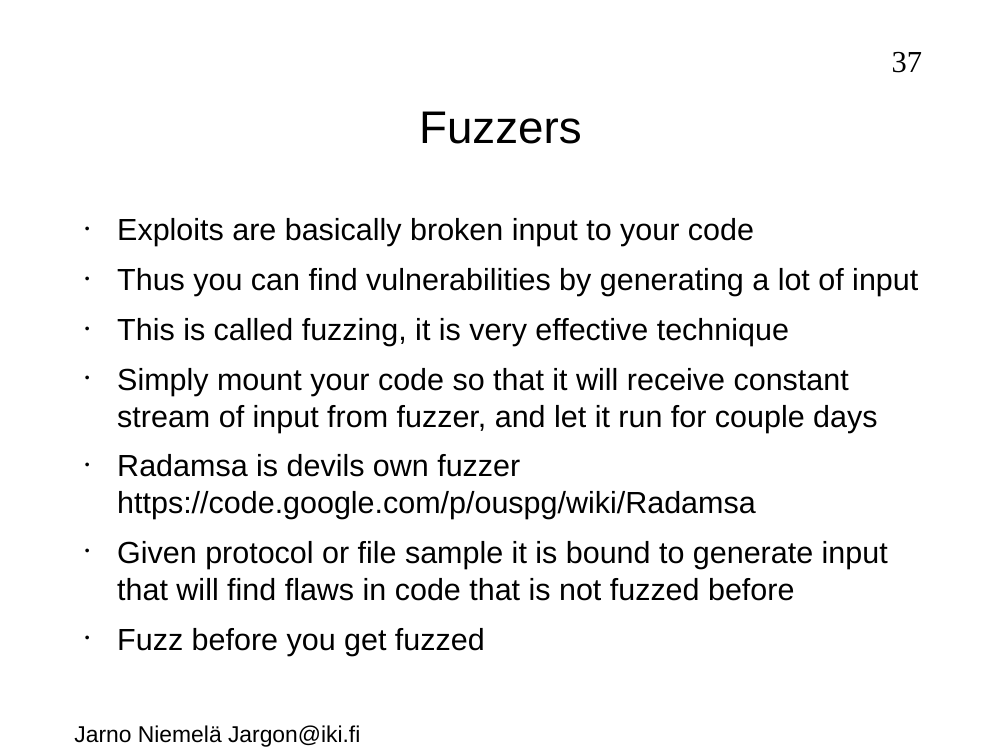
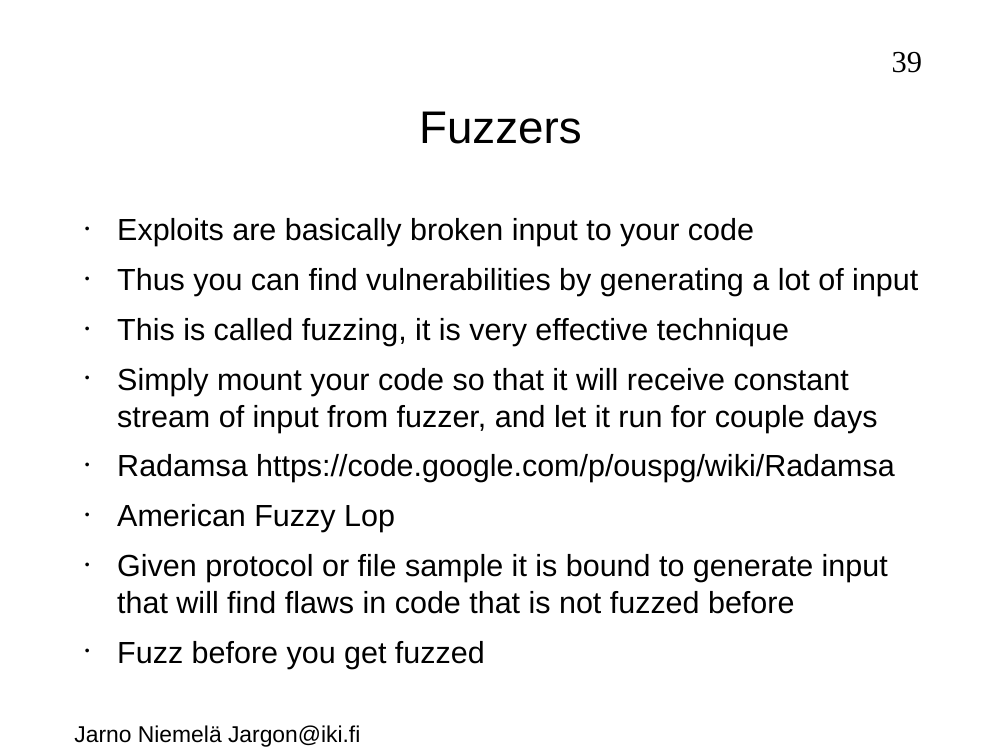
Before and after one commit to jarno-niemela/corporate_cyber_defence, a slide deck: slide 39 of Software security/Software security.odp (slide 37 before the commit). Drawn at 1008x756 pixels with LibreOffice and Linux fonts; fonts in the diff are those of the drawing; background and template pictures are left out. Boxes give left, top, right and bottom in pixels: in the first picture for what was removed or moved away, otherwise in the second. Text is boxed around its words. In the diff, an @@ line names an element or a change of style, - is before the commit and + after.

```diff
--- a/Software security/Software security.odp
+++ b/Software security/Software security.odp
@@ page number at bbox=[892, 51, 922, 73]: text changed @@
-37
+39
@@ text at bbox=[117, 454, 895, 532]: text changed @@
-• Radamsa is devils own fuzzer https://code.google.com/p/ouspg/wiki/Radamsa
+• Radamsa https://code.google.com/p/ouspg/wiki/Radamsa
+• American Fuzzy Lop
```
Also in this commit, not shown: 4 other slides changed, 2 slides added.
